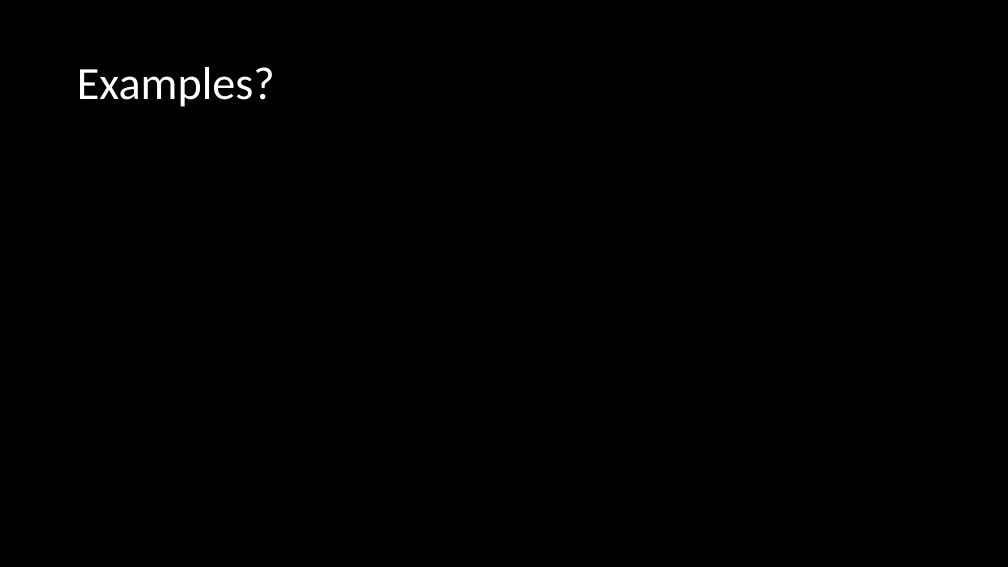
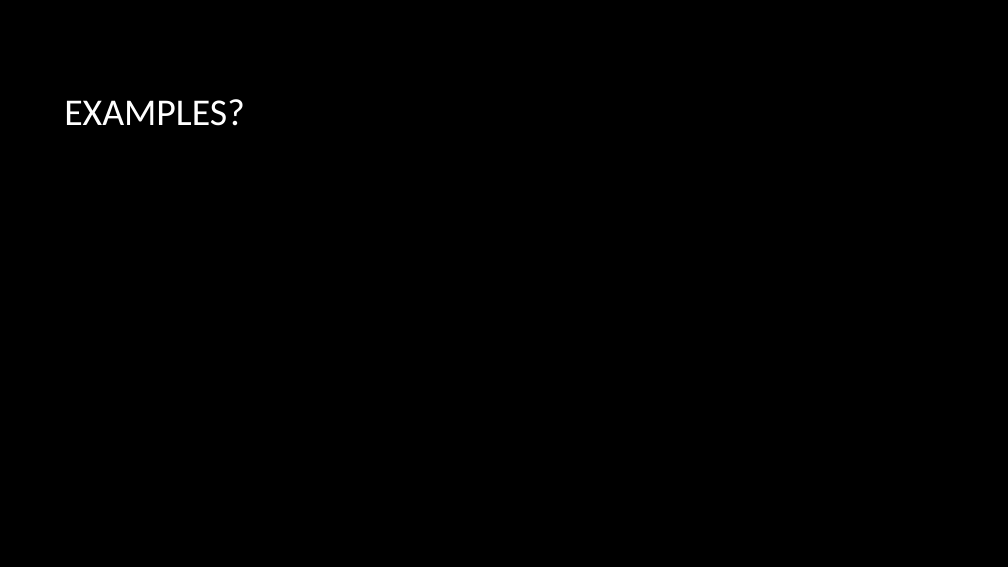
Before and after one commit to TTTriplicate/DnDCharGenerator, a slide deck: slide 6 of DnDPresentation.pptx. Drawn at 1008x567 pixels with LibreOffice and Linux fonts; fonts in the diff are those of the drawing; background and template pictures are left out. Boxes give left, top, right and bottom in pixels: in the first picture for what was removed or moved away, otherwise in the second. Text is boxed around its words. In the diff, an @@ line names an element or a change of style, - is before the commit and + after.

```diff
--- a/DnDPresentation.pptx
+++ b/DnDPresentation.pptx
@@ title at (x1=64, y1=99, x2=245, y2=126): text changed; size 44 to 36 pt @@
-Examples?
+EXAMPLES?
```
Also in this commit, not shown: 6 other slides changed.
